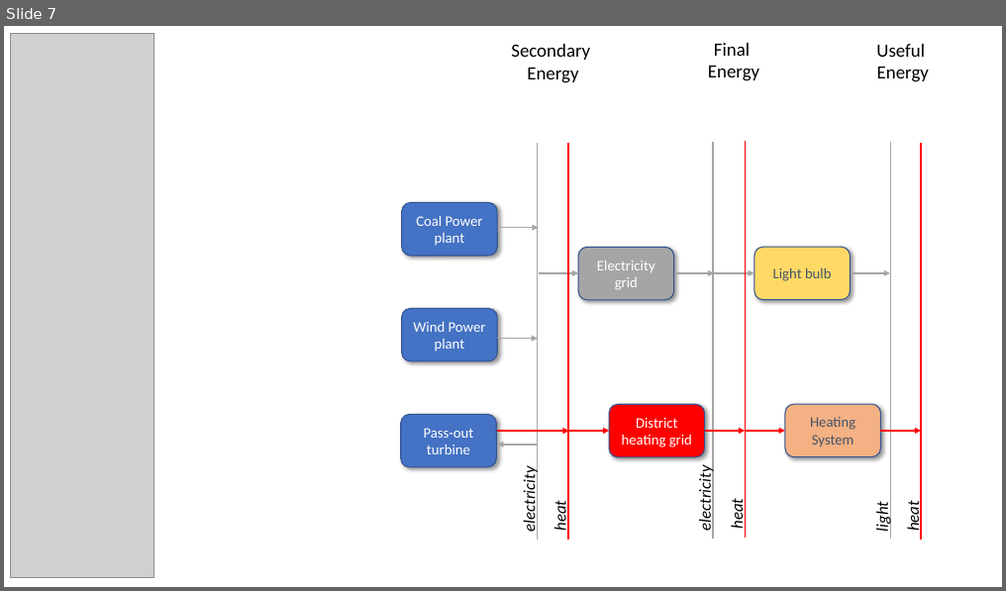
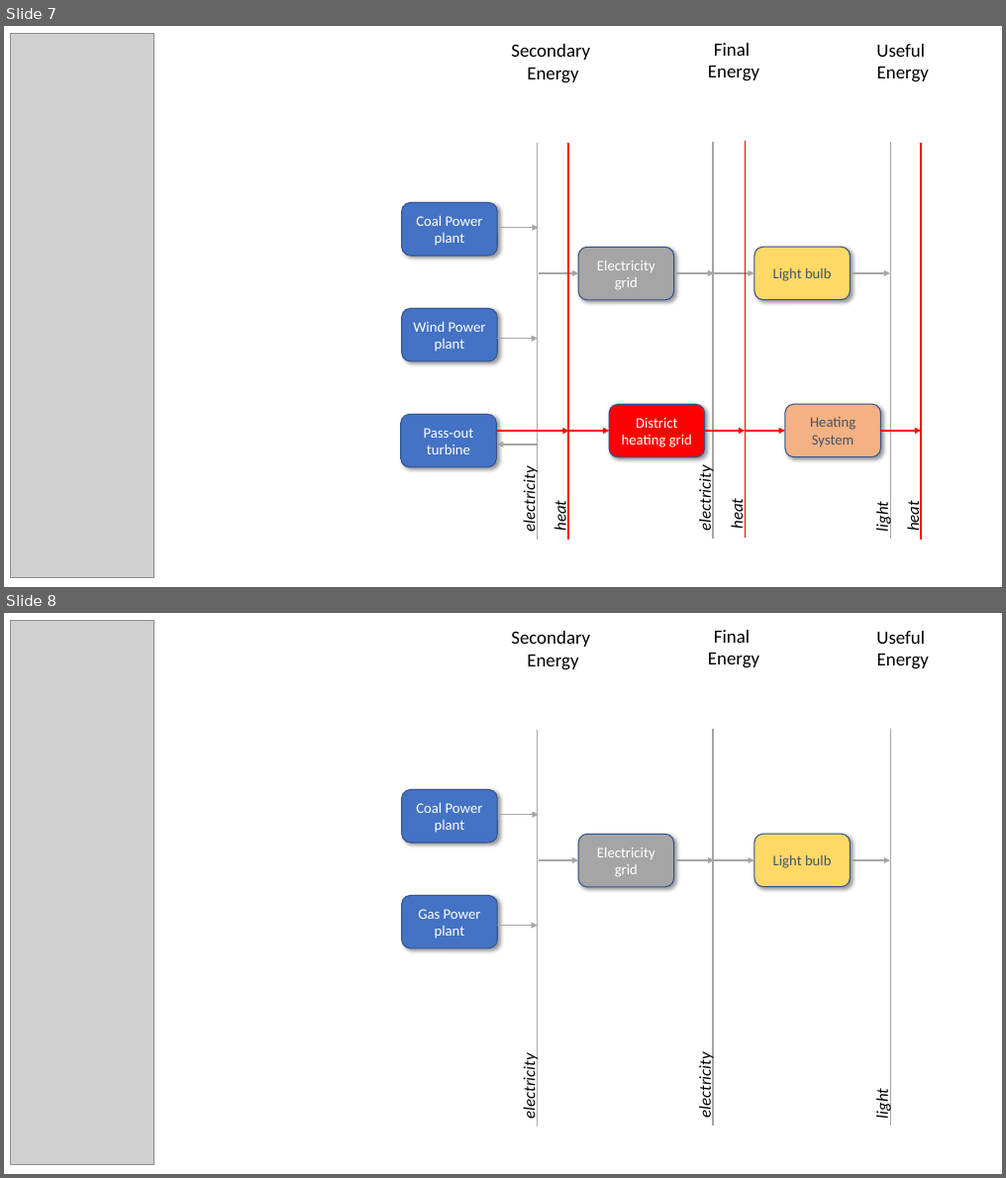
Before and after one commit to OFR-IIASA/message_ix, a slide deck: tutorial/westeros/_static/westeros_res.pptx. Shown one above the other, each under a label of ours: slide 7 before the commit, slides 7 and 8 after it. The pictures are 1006x591 and 1006x1178 pixels, drawn with LibreOffice and Linux fonts; fonts in the diff are those of the drawing; grey boxes stand for pictures. Boxes give left, top, right and bottom in pixels: in the first picture for what was removed or moved away, otherwise in the second. Text is boxed around its words. In the diff, an @@ line names an element or a change of style, - is before the commit and + after.

```diff
--- a/tutorial/westeros/_static/westeros_res.pptx
+++ b/tutorial/westeros/_static/westeros_res.pptx
@@ slide 8 added at [4, 613, 1002, 1174], background #FFFFFF @@
@@ picture added at [11, 621, 153, 1164] @@
@@ text added at [511, 631, 590, 670], 18 pt, text #000000 @@
+Secondary
+Energy
@@ text added at [708, 630, 759, 668], 18 pt, text #000000 @@
+Final
+Energy
@@ text added at [876, 631, 929, 669], 18 pt, text #000000 @@
+Useful
+Energy
@@ line added from (538, 730) to (538, 1127), #A5A5A5 1.5 pt @@
@@ line added from (713, 729) to (713, 1126), #A5A5A5 1.5 pt @@
@@ line added from (891, 729) to (891, 1126), #A5A5A5 1.5 pt @@
@@ rounded rectangle added at [402, 789, 497, 843], fill #4472C4, outline #325491 1 pt, 14 pt, text #FFFFFF @@
+Coal Power plant
@@ arrow added from (498, 814) to (539, 814), #A5A5A5 1.5 pt @@
@@ rounded rectangle added at [578, 834, 674, 887], fill #A5A5A5, outline #325491 1 pt, 14 pt, text #FFFFFF @@
+Electricity grid
@@ rounded rectangle added at [754, 834, 850, 887], fill #FFD966, outline #325491 1 pt, 14 pt, text #44546A @@
+Light bulb
@@ arrow added from (539, 861) to (579, 861), #A5A5A5 1.5 pt @@
@@ arrow added from (674, 861) to (715, 861), #A5A5A5 1.5 pt @@
@@ arrow added from (715, 861) to (754, 861), #A5A5A5 1.5 pt @@
@@ arrow added from (849, 861) to (890, 861), #A5A5A5 1.5 pt @@
@@ rounded rectangle added at [402, 896, 497, 950], fill #4472C4, outline #325491 1 pt, 14 pt, text #FFFFFF @@
+Gas Power plant
@@ arrow added from (497, 925) to (538, 925), #A5A5A5 1.5 pt @@
@@ text added at [519, 1059, 539, 1117], 16 pt, text #000000, italic @@
+electricity
@@ text added at [695, 1059, 715, 1116], 16 pt, text #000000, italic @@
+electricity
@@ text added at [872, 1092, 892, 1118], 16 pt, text #000000, italic @@
+light
```
Also in this commit, not shown: 3 other files.
